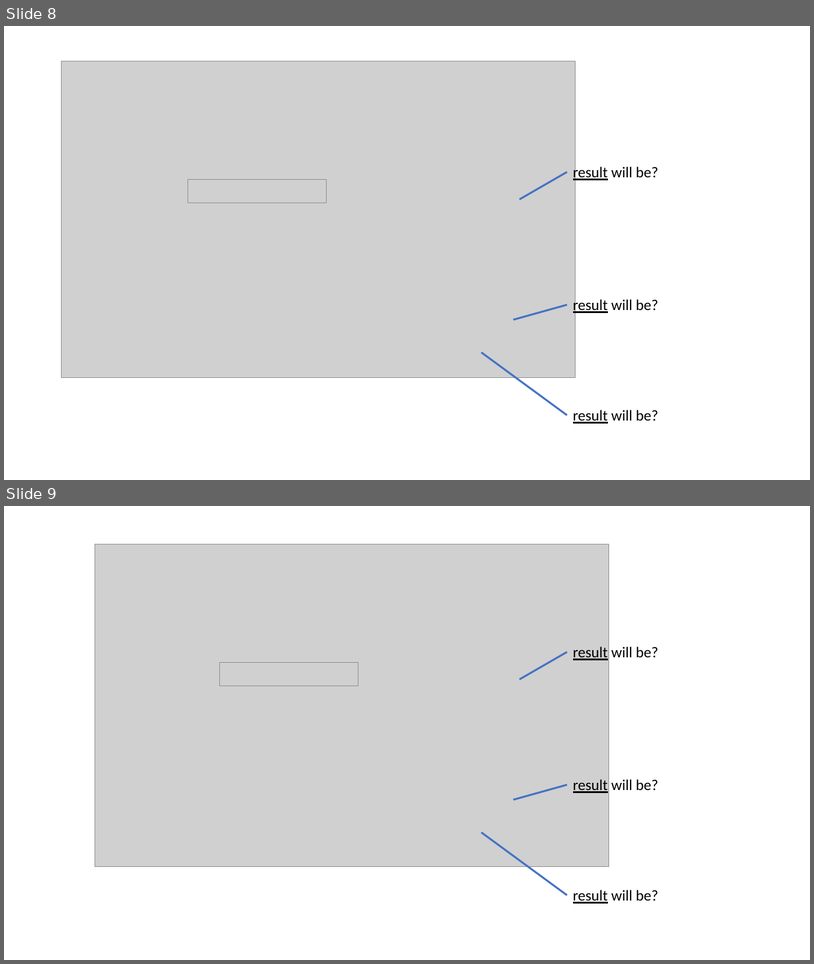
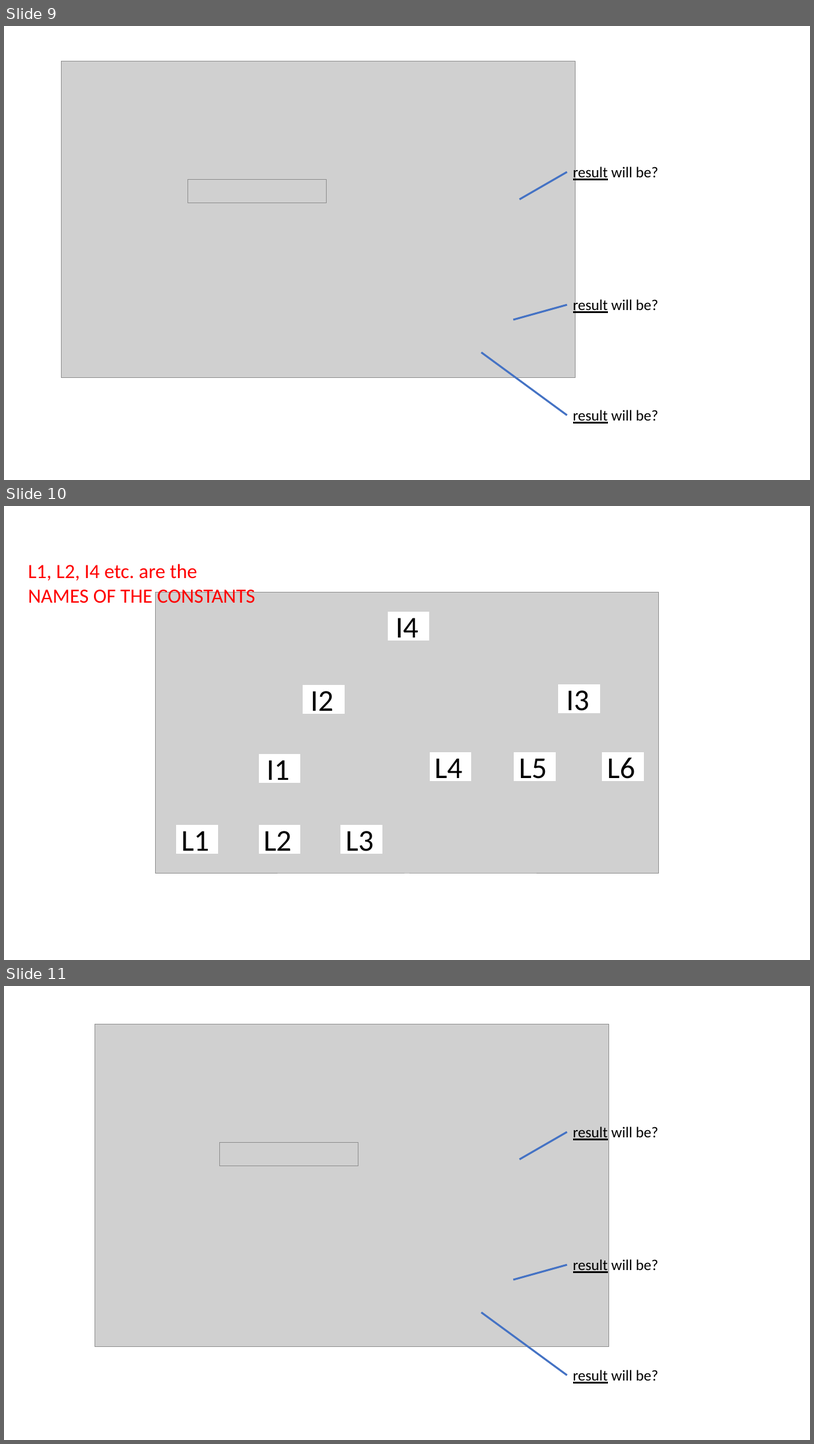
Before and after one commit to GregorKiczales/spd-materials, a slide deck: instructor/l10/l10-pad.pptx. Shown one above the other, each under a label of ours: slides 8 and 9 before the commit, slides 9, 10 and 11 after it. The pictures are 814x964 and 814x1444 pixels, drawn with LibreOffice and Linux fonts; fonts in the diff are those of the drawing; grey boxes stand for pictures. Boxes give left, top, right and bottom in pixels: in the first picture for what was removed or moved away, otherwise in the second. Text is boxed around its words. In the diff, an @@ line names an element or a change of style, - is before the commit and + after.

```diff
--- a/instructor/l10/l10-pad.pptx
+++ b/instructor/l10/l10-pad.pptx
@@ slide 10 added at (x1=4, y1=506, x2=810, y2=960), background #FFFFFF @@
@@ text added at (x1=28, y1=564, x2=255, y2=603), 24 pt, text #FF0000 @@
+L1, L2, I4 etc. are the
+NAMES OF THE CONSTANTS
@@ picture added at (x1=156, y1=592, x2=659, y2=873) @@
@@ rectangle added at (x1=388, y1=612, x2=429, y2=640), fill #FFFFFF, outline #FFFFFF 1 pt @@
@@ text added at (x1=396, y1=618, x2=419, y2=645), 36 pt, text #000000 @@
+I4
@@ rectangle added at (x1=303, y1=685, x2=345, y2=713), fill #FFFFFF, outline #FFFFFF 1 pt @@
@@ rectangle added at (x1=560, y1=684, x2=600, y2=712), fill #FFFFFF, outline #FFFFFF 1 pt @@
@@ text added at (x1=311, y1=691, x2=333, y2=717), 36 pt, text #000000 @@
+I2
@@ text added at (x1=567, y1=690, x2=590, y2=717), 36 pt, text #000000 @@
+I3
@@ rectangle added at (x1=259, y1=754, x2=300, y2=782), fill #FFFFFF, outline #FFFFFF 1 pt @@
@@ rectangle added at (x1=431, y1=753, x2=471, y2=781), fill #FFFFFF, outline #FFFFFF 1 pt @@
@@ rectangle added at (x1=515, y1=753, x2=556, y2=781), fill #FFFFFF, outline #FFFFFF 1 pt @@
@@ rectangle added at (x1=603, y1=753, x2=644, y2=781), fill #FFFFFF, outline #FFFFFF 1 pt @@
@@ text added at (x1=608, y1=757, x2=636, y2=785), 36 pt, text #000000 @@
+L6
@@ text added at (x1=267, y1=760, x2=290, y2=787), 36 pt, text #000000 @@
+I1
@@ text added at (x1=435, y1=758, x2=463, y2=785), 36 pt, text #000000 @@
+L4
@@ text added at (x1=519, y1=758, x2=548, y2=785), 36 pt, text #000000 @@
+L5
@@ rectangle added at (x1=177, y1=825, x2=218, y2=853), fill #FFFFFF, outline #FFFFFF 1 pt @@
@@ rectangle added at (x1=259, y1=825, x2=300, y2=853), fill #FFFFFF, outline #FFFFFF 1 pt @@
@@ rectangle added at (x1=342, y1=825, x2=383, y2=853), fill #FFFFFF, outline #FFFFFF 1 pt @@
@@ text added at (x1=182, y1=831, x2=210, y2=858), 36 pt, text #000000 @@
+L1
@@ text added at (x1=264, y1=831, x2=292, y2=858), 36 pt, text #000000 @@
+L2
@@ text added at (x1=346, y1=831, x2=374, y2=858), 36 pt, text #000000 @@
+L3
@@ what was slide 8 is now slide 9 @@
@@ what was slide 9 is now slide 11 @@
```
Also in this commit, not shown: 1 slide changed, 1 other slide added, 17 other files.
